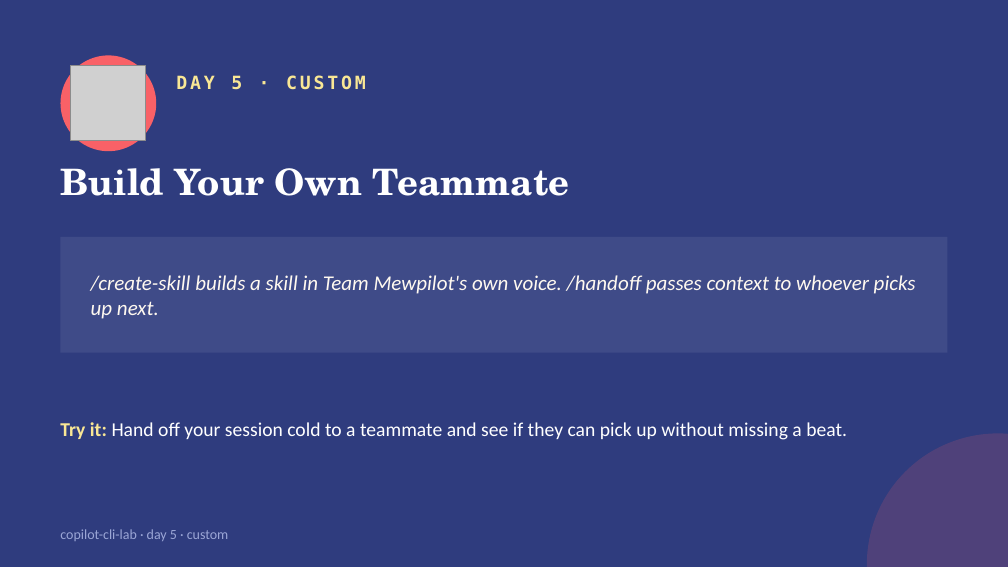
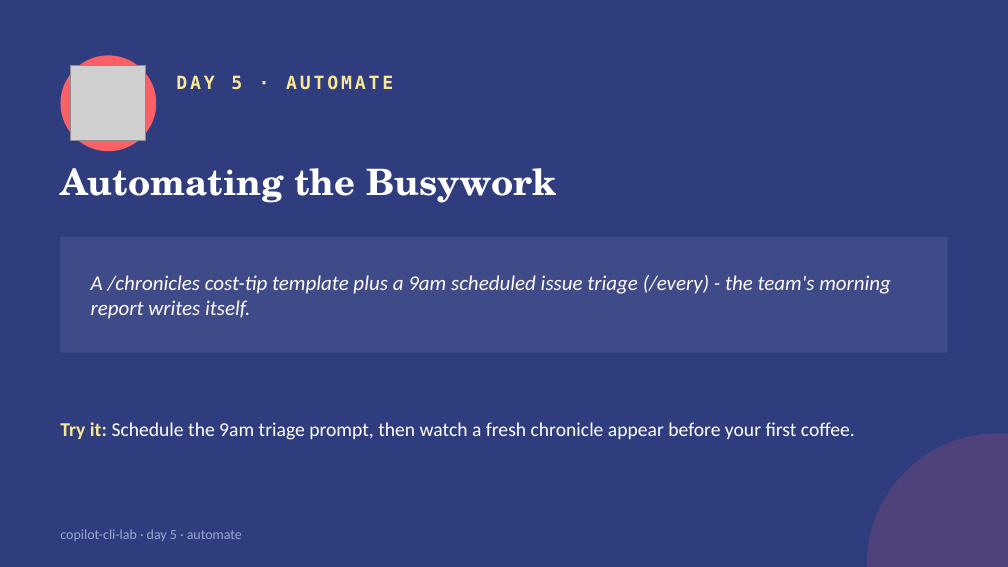
Before and after one commit to kandanai-leenutaphong-backup/copilot-cli-lab, a slide deck: slide 8 of slides/copilot-cli-lab.pptx. Drawn at 1008x567 pixels with LibreOffice and Linux fonts; fonts in the diff are those of the drawing; grey boxes stand for pictures. Boxes give left, top, right and bottom in pixels: in the first picture for what was removed or moved away, otherwise in the second. Text is boxed around its words. In the diff, an @@ line names an element or a change of style, - is before the commit and + after.

```diff
--- a/slides/copilot-cli-lab.pptx
+++ b/slides/copilot-cli-lab.pptx
@@ text at (176,75,393,90): text changed @@
-DAY 5 · CUSTOM
+DAY 5 · AUTOMATE
@@ text at (60,168,556,203): text changed @@
-Build Your Own Teammate
+Automating the Busywork
@@ text at (91,275,891,319): text changed @@
-/create-skill builds a skill in Team Mewpilot's own voice. /handoff passes context to whoever picks up next.
+A /chronicles cost-tip template plus a 9am scheduled issue triage (/every) - the team's morning report writes itself.
@@ text at (60,422,855,440): text changed @@
-Try it: Hand off your session cold to a teammate and see if they can pick up without missing a beat.
+Try it: Schedule the 9am triage prompt, then watch a fresh chronicle appear before your first coffee.
@@ text at (60,529,242,541): text changed @@
-copilot-cli-lab · day 5 · custom
+copilot-cli-lab · day 5 · automate
```
Also in this commit, not shown: 3 other slides changed, 29 other files.
